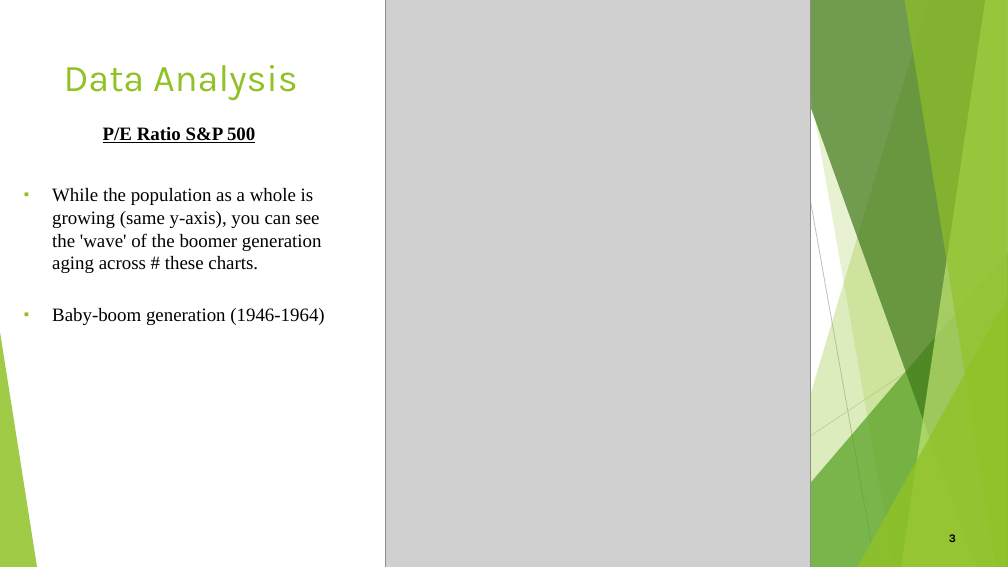
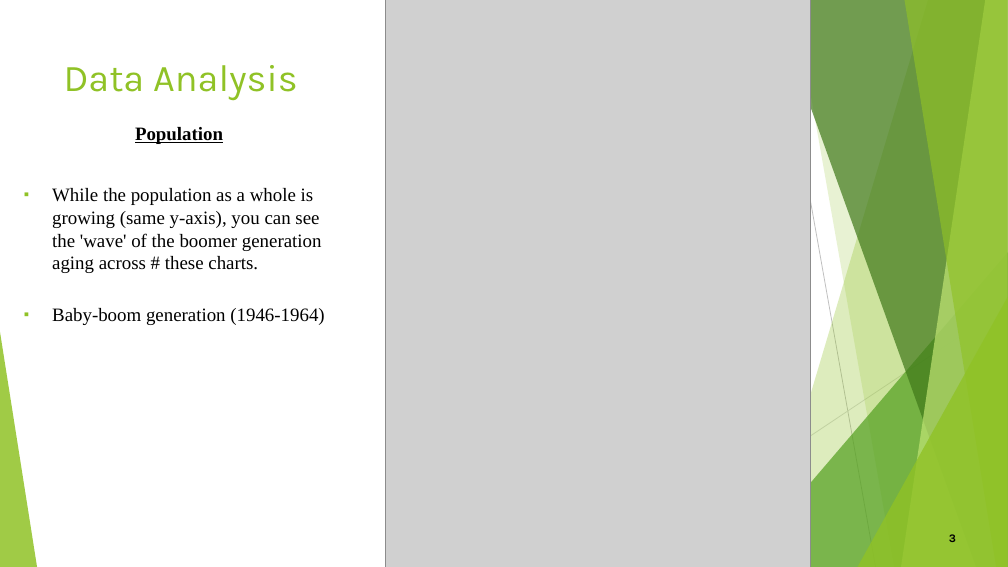
Before and after one commit to hgfowler08/project1, a slide deck: slide 3 of Age and Stock Prices_HAVE_Nots_28Jul18.pptx. Drawn at 1008x567 pixels with LibreOffice and Linux fonts; fonts in the diff are those of the drawing; grey boxes stand for pictures. Boxes give left, top, right and bottom in pixels: in the first picture for what was removed or moved away, otherwise in the second. Text is boxed around its words. In the diff, an @@ line names an element or a change of style, - is before the commit and + after.

```diff
--- a/Age and Stock Prices_HAVE_Nots_28Jul18.pptx
+++ b/Age and Stock Prices_HAVE_Nots_28Jul18.pptx
@@ text at box(135, 127, 223, 144): text changed @@
-P/E Ratio S&P 500
+Population
```
Also in this commit, not shown: 2 other slides changed.
